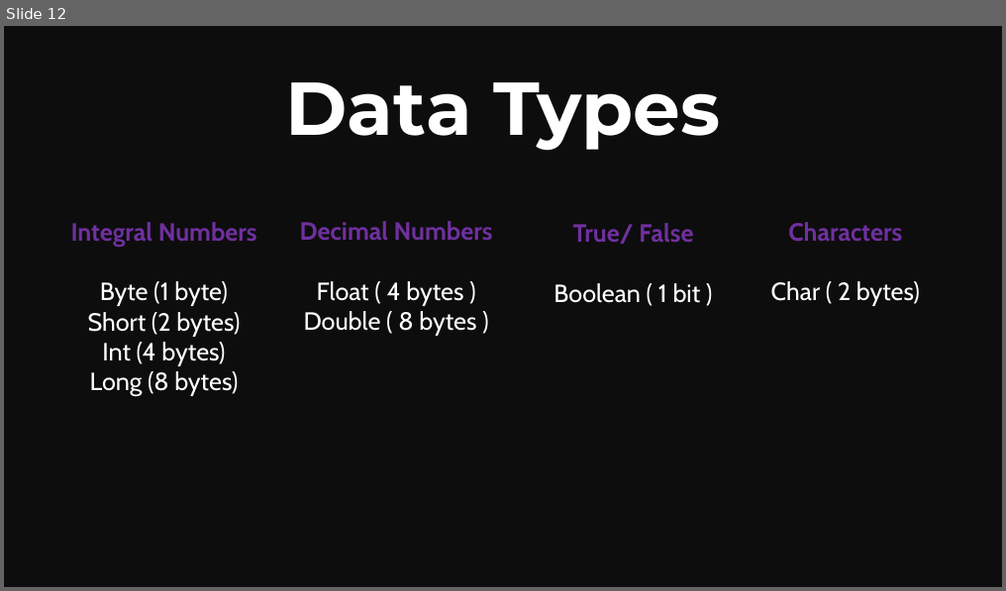
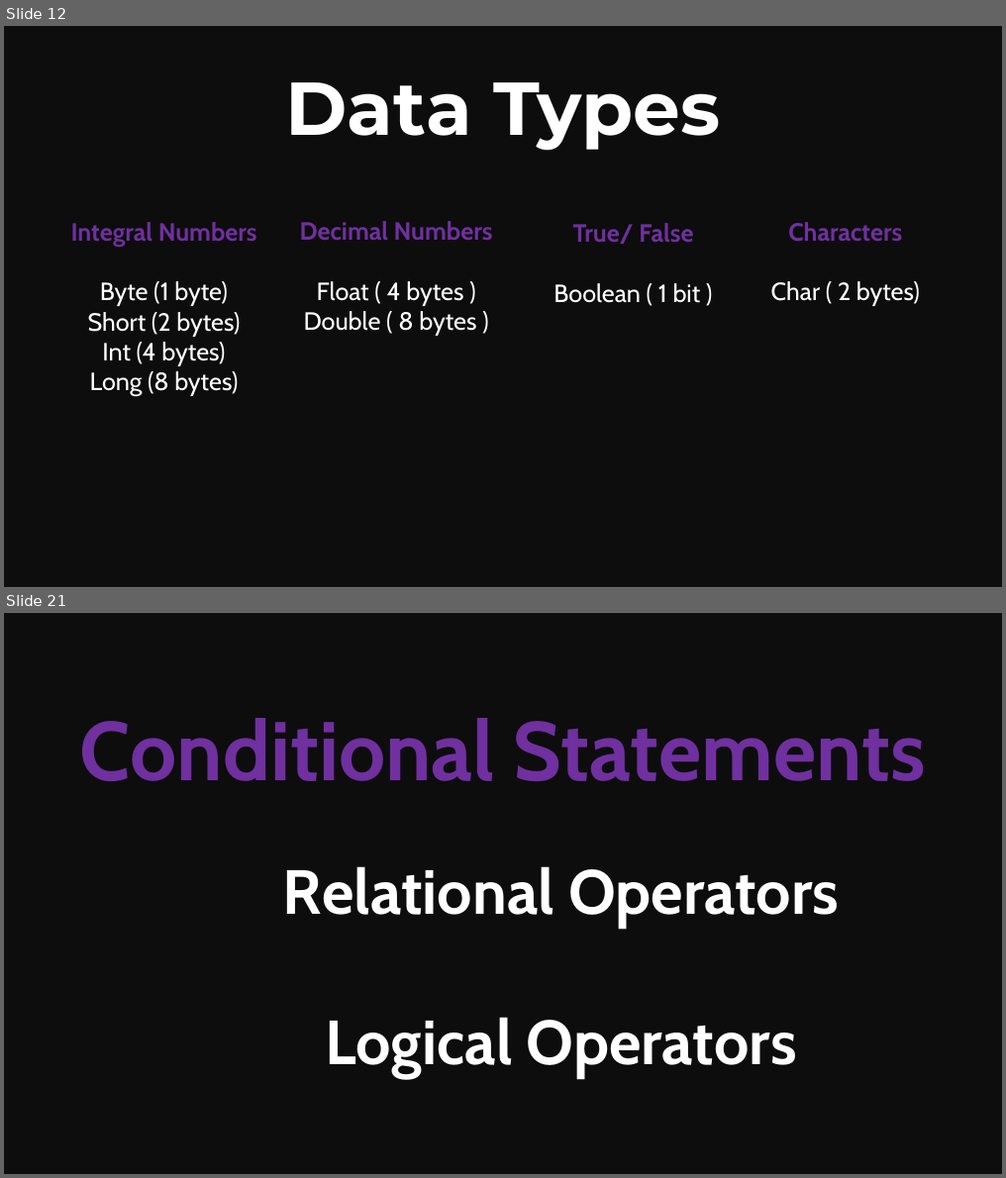
Before and after one commit to Mohitscodiclab/Java_Full_Course, a slide deck: JAVA.pptx. Shown one above the other, each under a label of ours: slide 12 before the commit, slides 12 and 21 after it; the slides between them are not shown. The pictures are 1006x591 and 1006x1178 pixels, drawn with LibreOffice and Linux fonts; fonts in the diff are those of the drawing. Boxes give left, top, right and bottom in pixels: in the first picture for what was removed or moved away, otherwise in the second. Text is boxed around its words. In the diff, an @@ line names an element or a change of style, - is before the commit and + after.

```diff
--- a/JAVA.pptx
+++ b/JAVA.pptx
@@ slide 21 added at (4,613,1002,1174), background #0D0D0D @@
@@ text added at (79,718,926,781), 80 pt, text #7030A0, bold @@
+Conditional Statements
@@ text added at (283,866,839,1078), 60 pt, text #FFFFFF, bold @@
+Relational Operators
+Logical Operators
```
Also in this commit, not shown: 11 other slides added, 20 other files.
